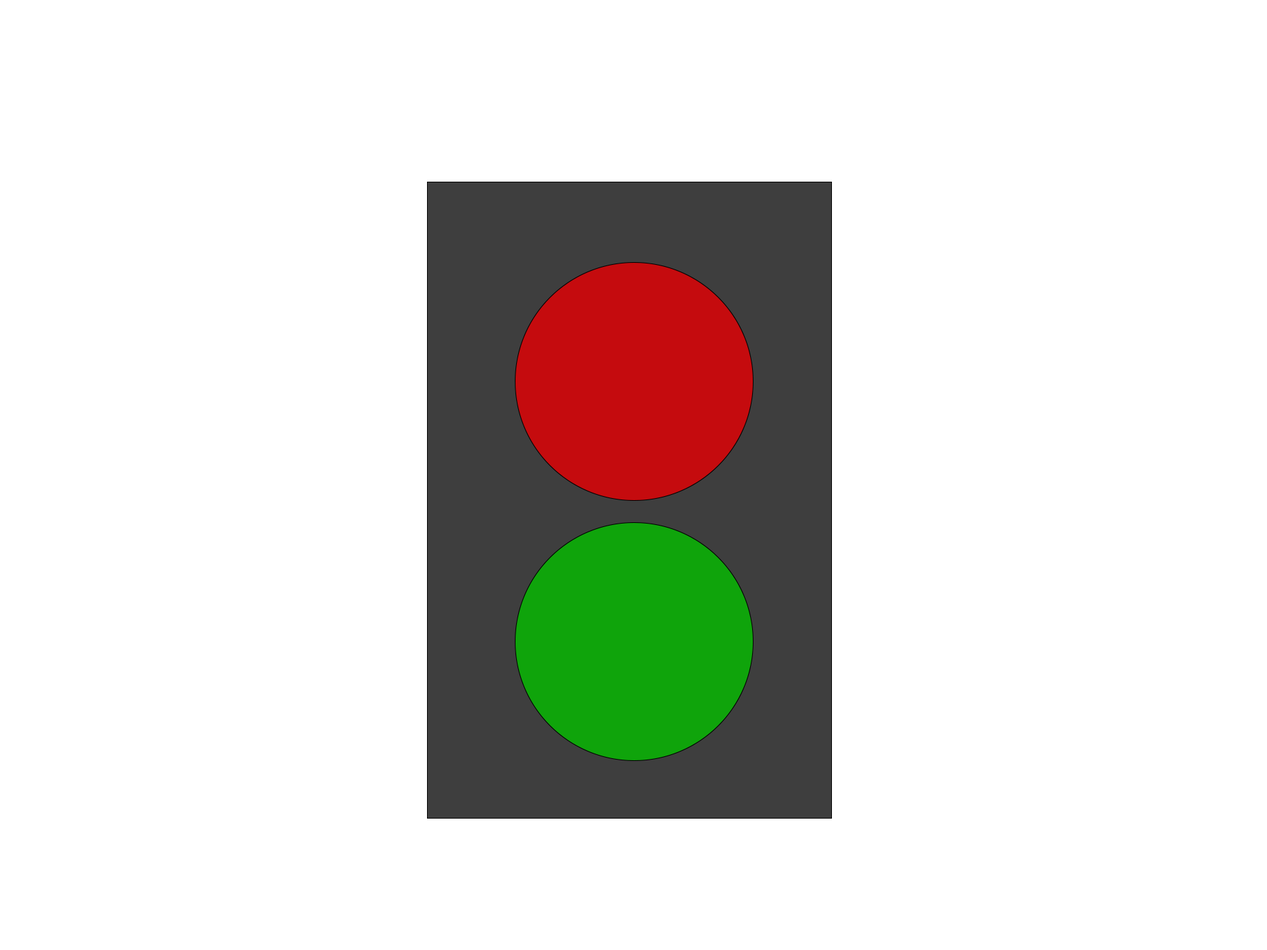
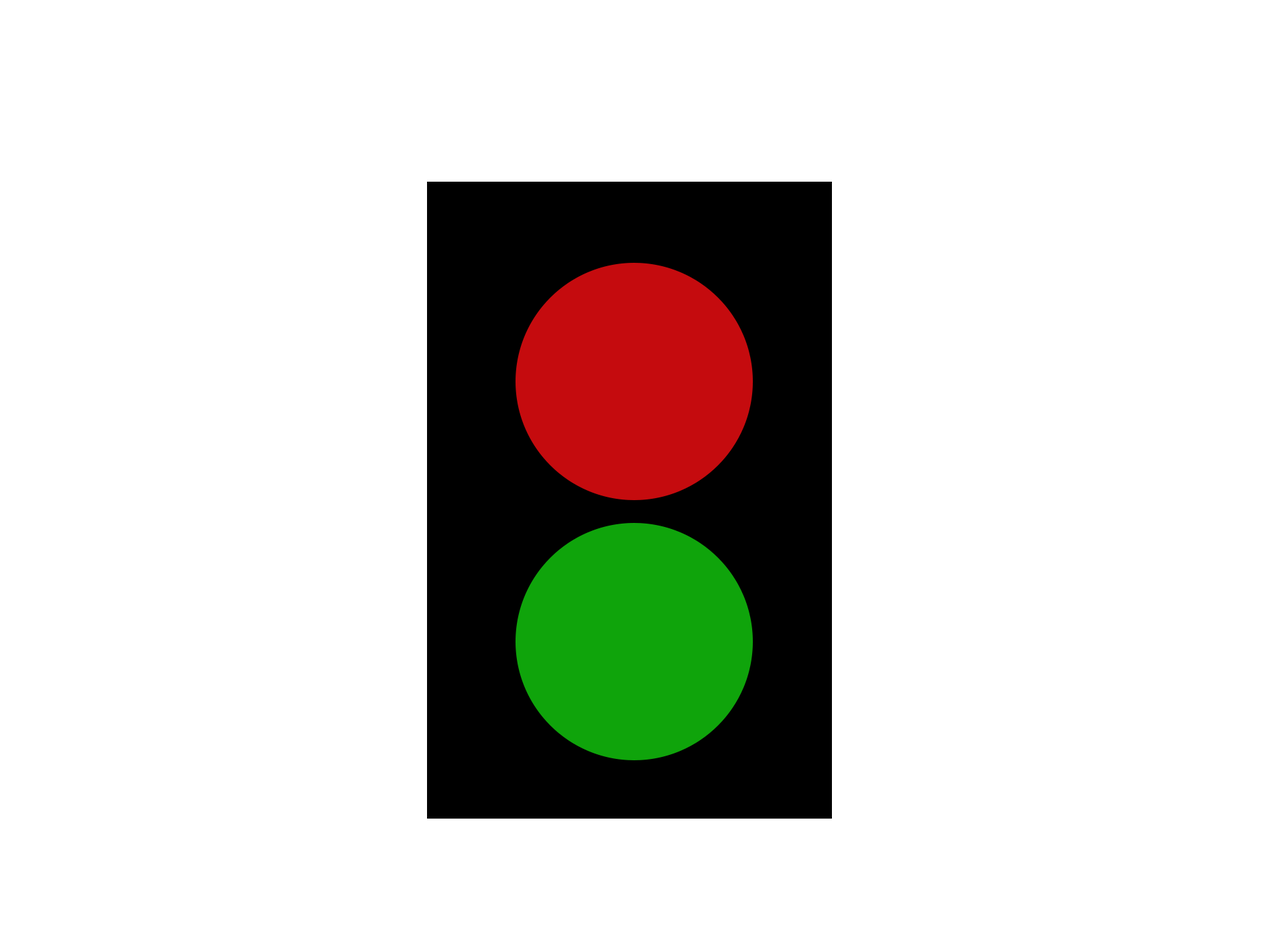
Layered file, before and after one edit (1267x950). Changes by layer:
painted on "Rectangle 1" over left=427, top=182, right=832, bottom=818
